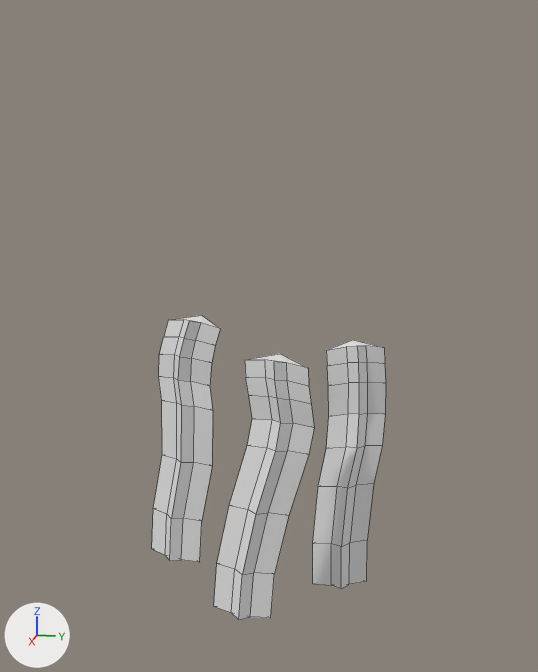
The Blender file Assets/Collaborators/Jordan/Models/SeagrassTripleLowTriCount.blend, before and after one commit.
Rendered twice from a 50 mm camera at (31.2, 7.5, 19.6) aimed at (-2.3, 0.8, 11.3). Lighting does not change. The marker at lower left points along +X, +Y and +Z. Mesh edges are drawn as thin lines.

The older version as bpy lines, for what is in view:
```python
me_cube_001 = bpy.data.meshes.new('Cube.001')
me_cube_001.from_pydata(...)  # 48 vertices, 46 faces; spans x -0.67..0.65, y -1.41..2.33, z -1.0..12.01
me_cube_002 = bpy.data.meshes.new('Cube.002')
me_cube_002.from_pydata(...)  # 48 vertices, 46 faces; spans x -0.58..0.69, y -1.41..2.05, z -1.0..11.99
me_cube_003 = bpy.data.meshes.new('Cube.003')
me_cube_003.from_pydata(...)  # 48 vertices, 46 faces; spans x -0.63..0.65, y -1.41..2.66, z -1.0..12.01
ob_cube_000 = bpy.data.objects.new('Cube.000', me_cube_001)
ob_cube_000.location = (-3.96, 4.22, -1.32)
ob_cube_000.rotation_euler = (0.026, -0.00652, 0.245)  # degrees (1.5, -0.4, 14)
ob_cube_000.scale = (1.24, 1.01, 1.0)
ob_cube_001 = bpy.data.objects.new('Cube.001', me_cube_002)
ob_cube_001.location = (-2.59, -4.24, 0.07)
ob_cube_001.rotation_euler = (-0.0639, -0.0118, -0.182)  # degrees (-3.7, -0.7, -10)
ob_cube_001.scale = (1.24, 1.01, 1.0)
ob_cube_002 = bpy.data.objects.new('Cube.002', me_cube_003)
ob_cube_002.location = (0.15, 0.01, -0.93)
ob_cube_002.rotation_euler = (-0.0723, -0.00176, -0.0243)  # degrees (-4.1, -0.1, -1.4)
ob_cube_002.scale = (1.24, 1.01, 1.0)
```
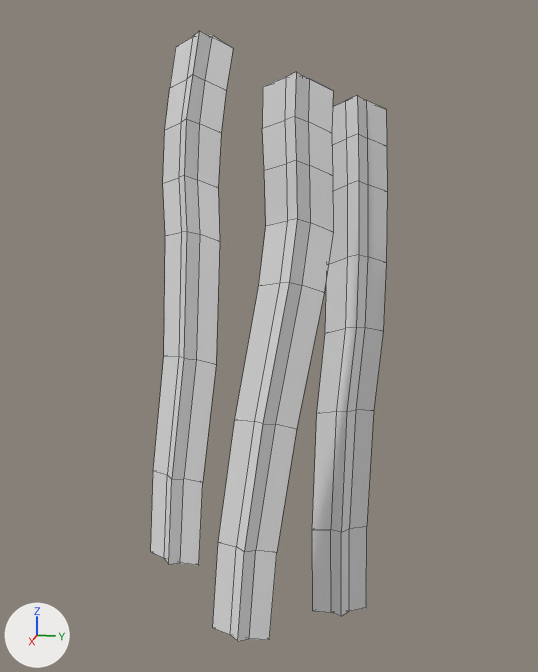
The change, as JSON lines over the scene's bpy script:
```json
{"op": "set", "path": "ob_cube_002.location", "old": "(0.15, 0.01, -0.93)", "new": "(0.15, 0.01, -1.14)"}
{"op": "set", "path": "ob_cube_002.scale", "old": "(1.24, 1.01, 1.0)", "new": "(1.24, 1.01, 2.0)"}
{"op": "set", "path": "ob_cube_000.location", "old": "(-3.96, 4.22, -1.32)", "new": "(-3.96, 4.22, -1.91)"}
{"op": "set", "path": "ob_cube_000.scale", "old": "(1.24, 1.01, 1.0)", "new": "(1.24, 1.01, 2.0)"}
{"op": "set", "path": "ob_cube_001.location", "old": "(-2.59, -4.24, 0.07)", "new": "(-2.59, -4.24, 0.87)"}
{"op": "set", "path": "ob_cube_001.scale", "old": "(1.24, 1.01, 1.0)", "new": "(1.24, 1.01, 2.0)"}
```

Pixel boxes [x1, y1, x2, y2] of what changed, in the pictures (538 x 672 px):
```json
{"object": "Cube.002", "change": "moved, rescaled", "before": [214, 354, 314, 620], "after": [213, 72, 333, 642], "on screen": "20% wider, 114% taller"}
{"object": "Cube.000", "change": "moved, rescaled", "before": [313, 340, 386, 589], "after": [312, 95, 387, 616], "on screen": "109% taller"}
{"object": "Cube.001", "change": "moved, rescaled", "before": [152, 315, 220, 562], "after": [151, 31, 233, 566], "on screen": "20% wider, 116% taller"}
```
